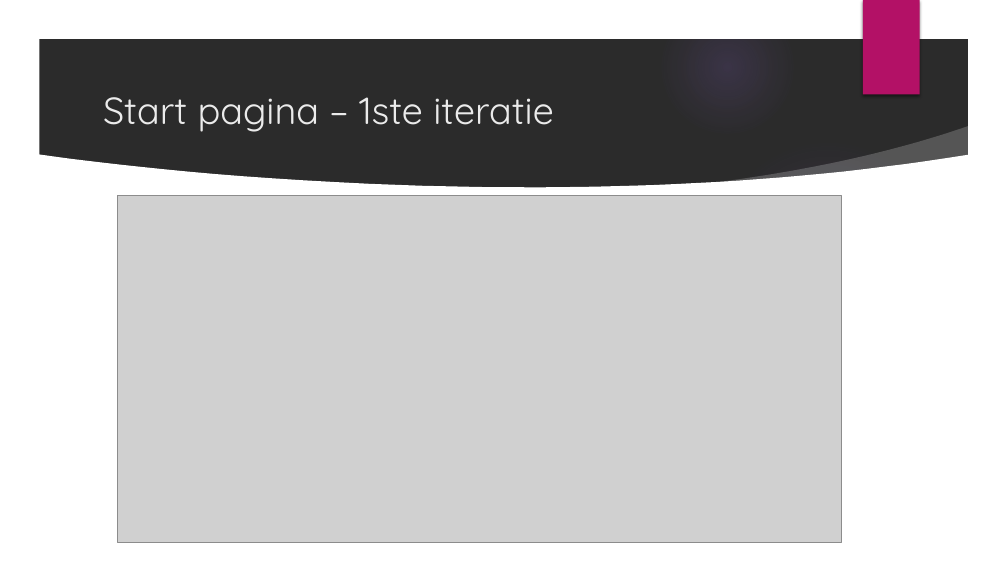
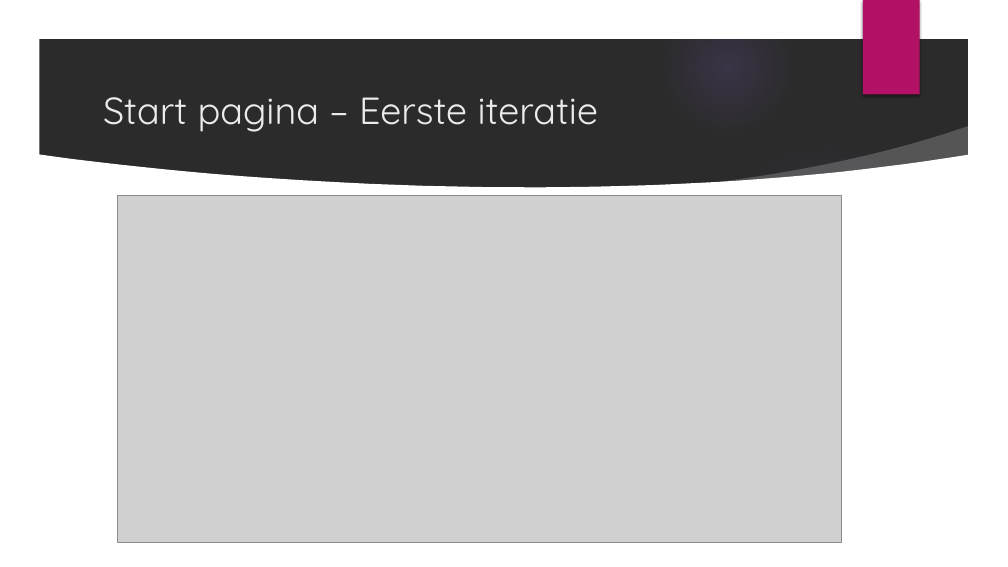
Before and after one commit to OG-netizen/Project-3-4, a slide deck: slide 4 of Sprint Planning/Scrum meeting 1.pptx. Drawn at 1008x567 pixels with LibreOffice and Linux fonts; fonts in the diff are those of the drawing; grey boxes stand for pictures; background and template pictures are left out; a plain dark background stands for a picture behind light text. Boxes give left, top, right and bottom in pixels: in the first picture for what was removed or moved away, otherwise in the second. Text is boxed around its words. In the diff, an @@ line names an element or a change of style, - is before the commit and + after.

```diff
--- a/Sprint Planning/Scrum meeting 1.pptx
+++ b/Sprint Planning/Scrum meeting 1.pptx
@@ title at (103,97,599,132): text changed @@
-Start pagina – 1ste iteratie
+Start pagina – Eerste iteratie
```
Also in this commit, not shown: 2 other slides changed.
